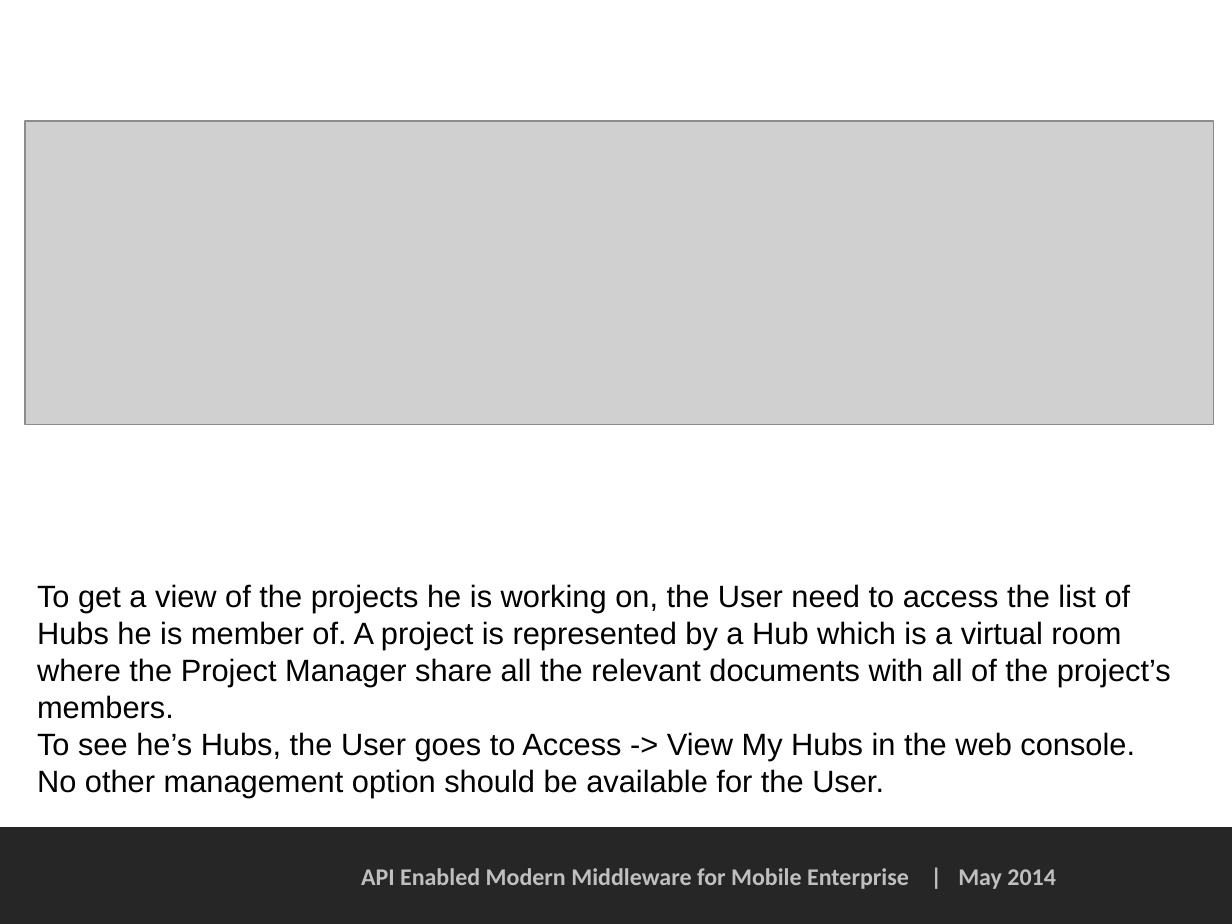
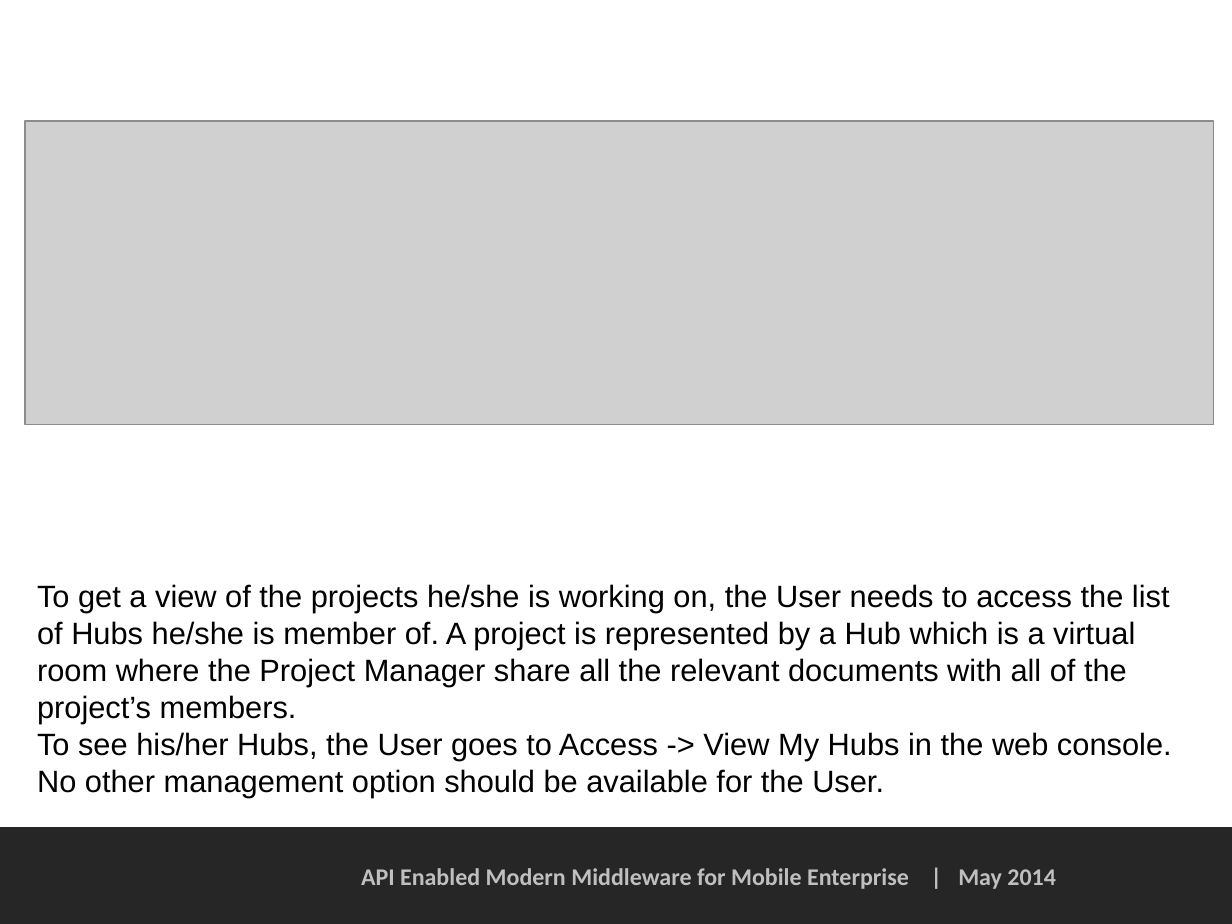
Before and after one commit to PointIO/Documentation, a slide deck: slide 4 of web console doc/User scenario - web console.pptx. Drawn at 1232x924 pixels with LibreOffice and Linux fonts; fonts in the diff are those of the drawing; grey boxes stand for pictures; background and template pictures are left out. Boxes give left, top, right and bottom in pixels: in the first picture for what was removed or moved away, otherwise in the second. Text is boxed around its words. In the diff, an @@ line names an element or a change of style, - is before the commit and + after.

Commit message:
Updated USer scenario to v1

```diff
--- a/web console doc/User scenario - web console.pptx
+++ b/web console doc/User scenario - web console.pptx
@@ text at <box>37,584,1172,761</box>: text changed @@
-To get a view of the projects he is working on, the User need to access the list of Hubs he is member of. A project is represented by a Hub which is a virtual room where the Project Manager share all the relevant documents with all of the project’s members.
-To see he’s Hubs, the User goes to Access -> View My Hubs in the web console.
+To get a view of the projects he/she is working on, the User needs to access the list of Hubs he/she is member of. A project is represented by a Hub which is a virtual room where the Project Manager share all the relevant documents with all of the project’s members.
+To see his/her Hubs, the User goes to Access -> View My Hubs in the web console.
```
Also in this commit, not shown: 2 other slides changed.
